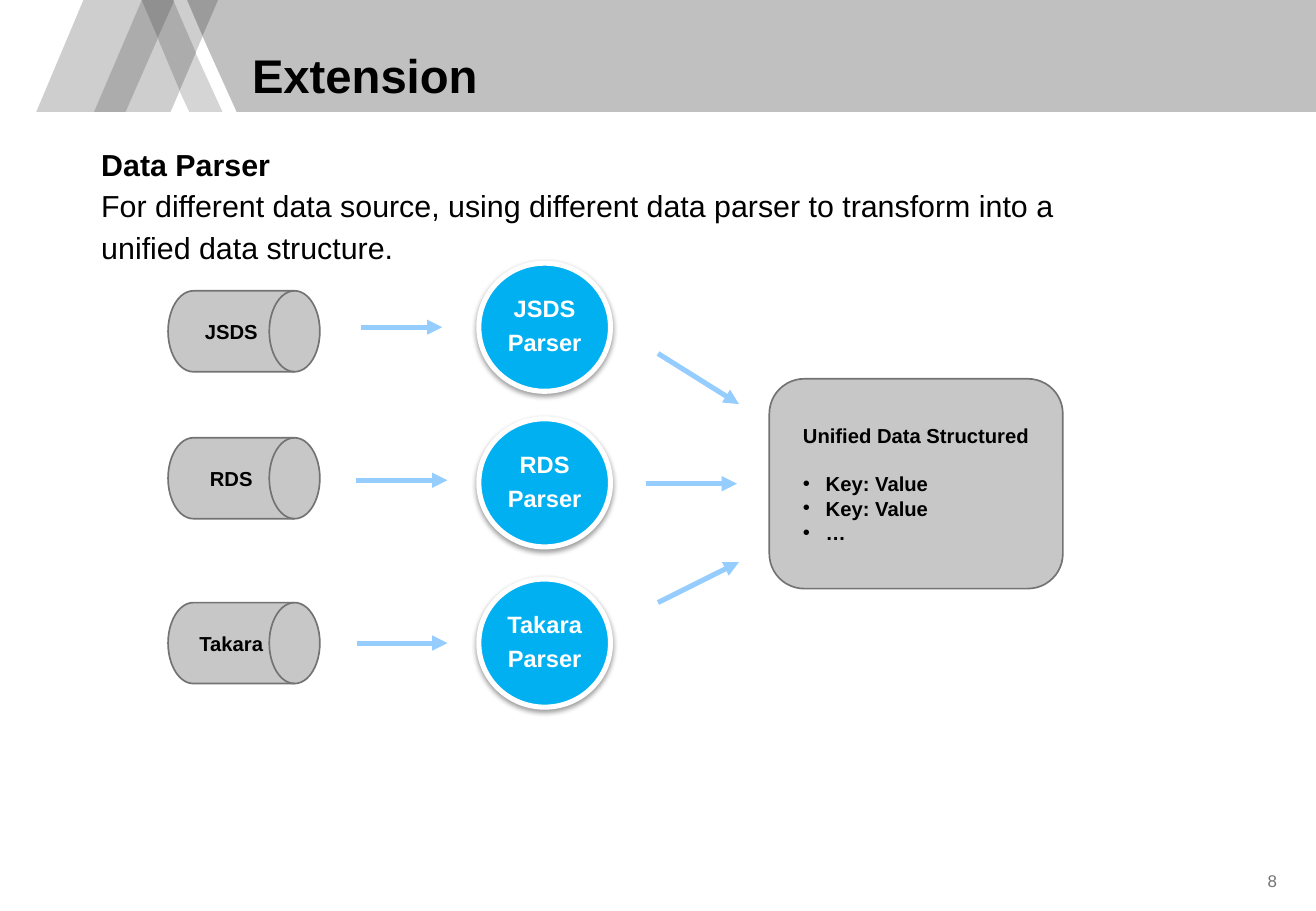
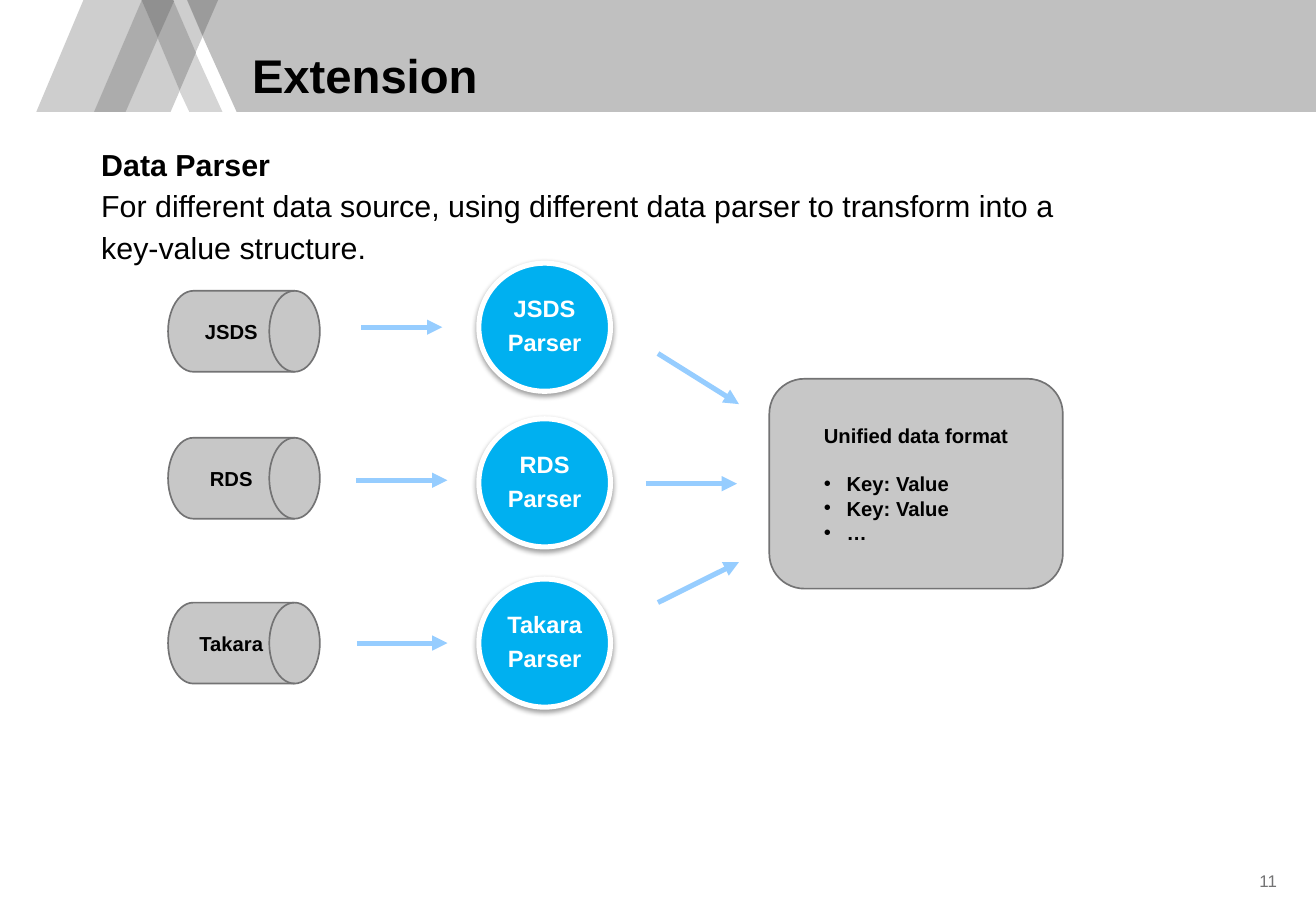
Before and after one commit to TongYuSamwise/sandboxWebAPI, a slide deck: slide 12 of Yu Tong - Presentation - Real Time Recon Tool.pptx (slide 9 before the commit). Drawn at 1316x911 pixels with LibreOffice and Linux fonts; fonts in the diff are those of the drawing; background and template pictures are left out. Boxes give left, top, right and bottom in pixels: in the first picture for what was removed or moved away, otherwise in the second. Text is boxed around its words. In the diff, an @@ line names an element or a change of style, - is before the commit and + after.

```diff
--- a/Yu Tong - Presentation - Real Time Recon Tool.pptx
+++ b/Yu Tong - Presentation - Real Time Recon Tool.pptx
@@ text at box(101, 195, 1053, 265): text changed @@
-For different data source, using different data parser to transform into a unified data structure.
+For different data source, using different data parser to transform into a key-value structure.
@@ text in rounded rectangle at box(824, 428, 1008, 443): text changed @@
-Unified Data Structured
+Unified data format
@@ page number at box(1259, 875, 1276, 887): text changed @@
-8
+11
```
Also in this commit, not shown: 7 other slides changed, 3 slides added.
